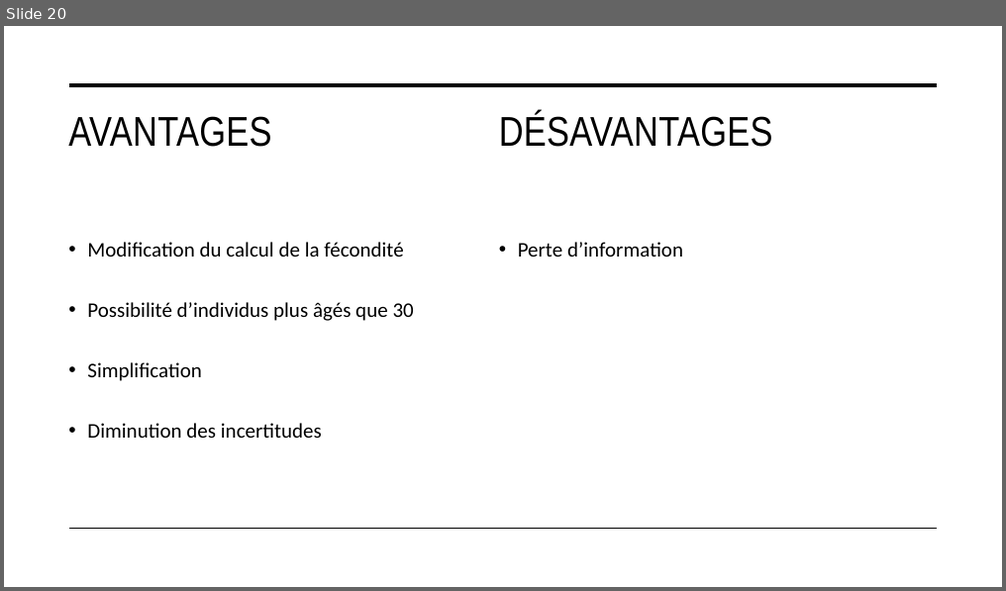
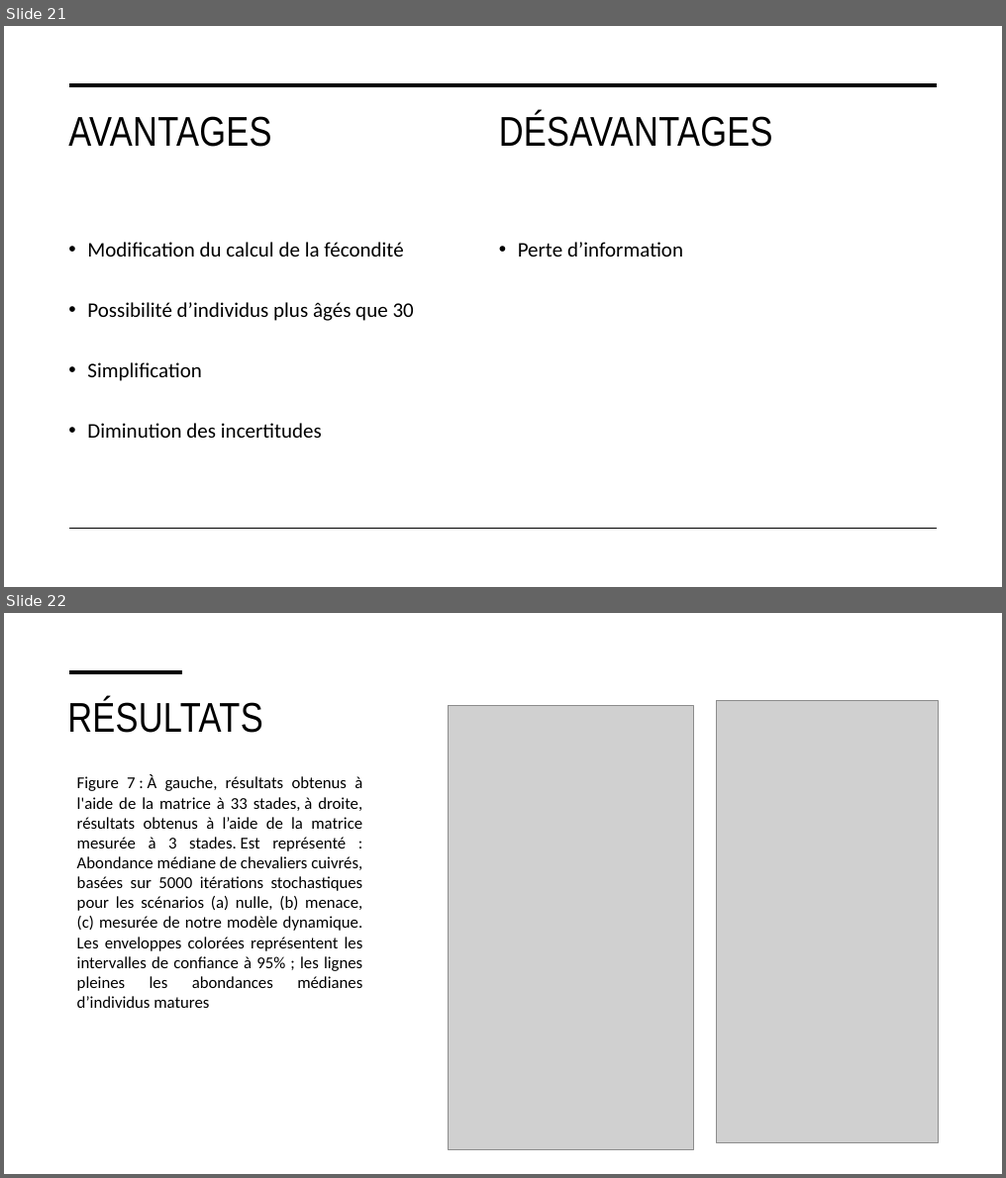
Before and after one commit to PlasseTristan/Projet_final, a slide deck: Rapport/Chevalier_cuivré.pptx. Shown one above the other, each under a label of ours: slide 20 before the commit, slides 21 and 22 after it. The pictures are 1006x591 and 1006x1178 pixels, drawn with LibreOffice and Linux fonts; fonts in the diff are those of the drawing; grey boxes stand for pictures. Boxes give left, top, right and bottom in pixels: in the first picture for what was removed or moved away, otherwise in the second. Text is boxed around its words. In the diff, an @@ line names an element or a change of style, - is before the commit and + after.

```diff
--- a/Rapport/Chevalier_cuivré.pptx
+++ b/Rapport/Chevalier_cuivré.pptx
@@ slide 22 added at [4, 613, 1002, 1174], background #FFFFFF @@
@@ title added at [67, 697, 262, 733], 40 pt, text #000000 @@
+RÉSULTATS
@@ line added from (70, 672) to (182, 672), #000000 3.5 pt @@
@@ picture added at [717, 700, 939, 1144] @@
@@ picture added at [449, 706, 693, 1150] @@
@@ text added at [77, 775, 363, 1008], 16 pt, text #000000 @@
+Figure 7 : À gauche, résultats obtenus à l'aide de la matrice à 33 stades, à droite, résultats obtenus à l’aide de la matrice mesurée à 3 stades. Est représenté : Abondance médiane de chevaliers cuivrés, basées sur 5000 itérations stochastiques pour les scénarios (a) nulle, (b) menace, (c) mesurée de notre modèle dynamique. Les enveloppes colorées représentent les intervalles de confiance à 95% ; les lignes pleines les abondances médianes d’individus matures
@@ what was slide 20 is now slide 21 @@
```
Also in this commit, not shown: 7 slides changed, 6 other slides added, 5 slides removed, 3 other files.
